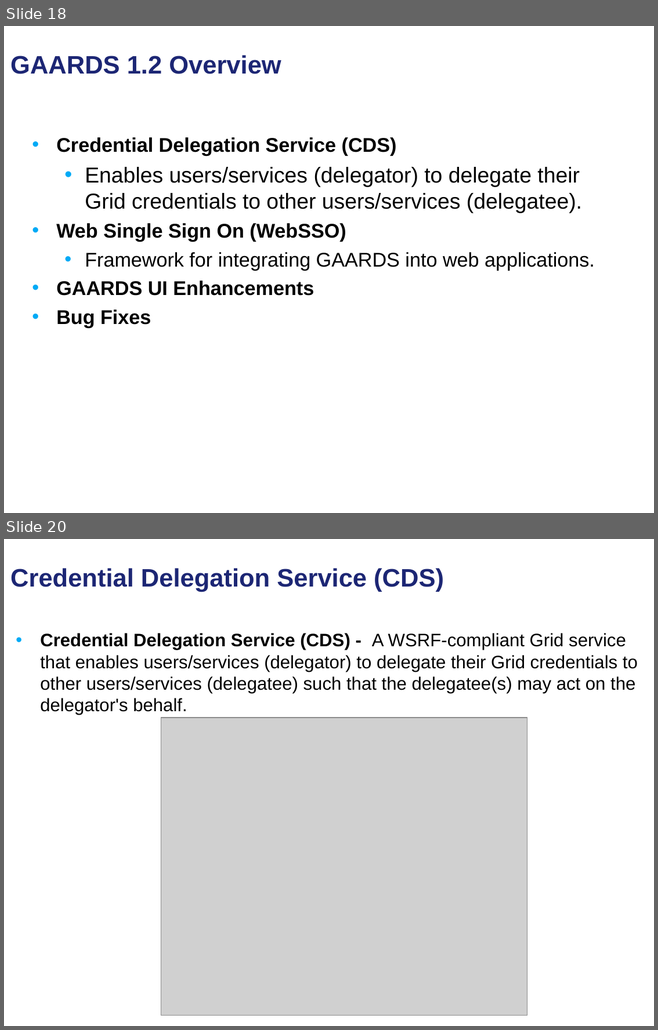
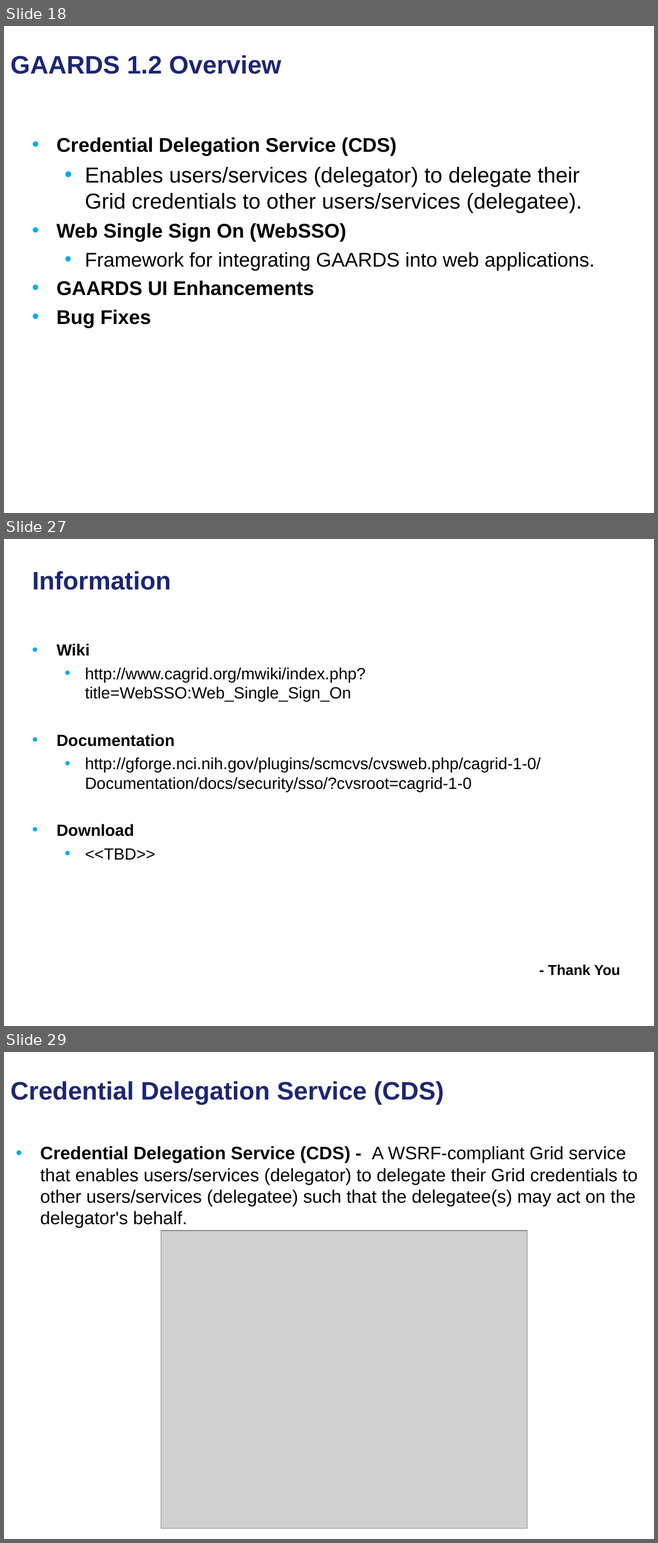
Before and after one commit to NCIP/cagrid-portal, a slide deck: cagrid-1-0/Documentation/presentations/security/gaards-arch-vcde-f2f-january-2008.ppt. Shown one above the other, each under a label of ours: slides 18 and 20 before the commit, slides 18, 27 and 29 after it; the slides between them are not shown. The pictures are 658x1030 and 658x1543 pixels, drawn with LibreOffice and Linux fonts; fonts in the diff are those of the drawing; grey boxes stand for pictures; background and template pictures are left out. Boxes give left, top, right and bottom in pixels: in the first picture for what was removed or moved away, otherwise in the second. Text is boxed around its words. In the diff, an @@ line names an element or a change of style, - is before the commit and + after.

```diff
--- a/cagrid-1-0/Documentation/presentations/security/gaards-arch-vcde-f2f-january-2008.ppt
+++ b/cagrid-1-0/Documentation/presentations/security/gaards-arch-vcde-f2f-january-2008.ppt
@@ slide 27 added at (x1=4, y1=539, x2=654, y2=1026), background picture (left out) @@
@@ title added at (x1=32, y1=571, x2=171, y2=590), 28 pt, text #1C2674, bold @@
+Information
@@ text added at (x1=57, y1=643, x2=620, y2=976), 18 pt, text #000000 @@
+• Wiki
+  • http://www.cagrid.org/mwiki/index.php?title=WebSSO:Web_Single_Sign_On
+• Documentation
+  • http://gforge.nci.nih.gov/plugins/scmcvs/cvsweb.php/cagrid-1-0/Documentation/docs/security/sso/?cvsroot=cagrid-1-0
+• Download
+  • <<TBD>>
+    - Thank You
@@ what was slide 20 is now slide 29 @@
```
Also in this commit, not shown: 9 other slides added, 1 slide removed.
